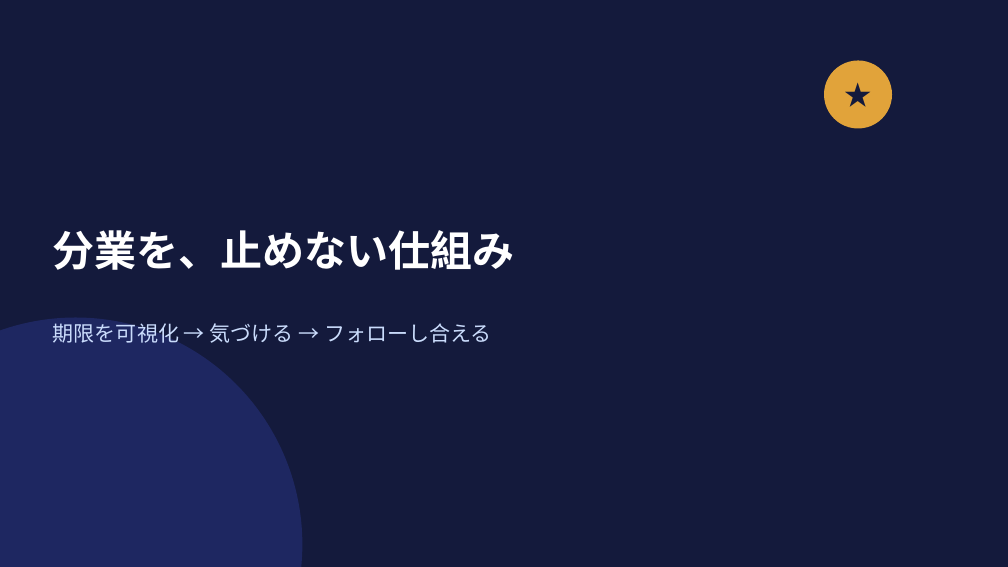
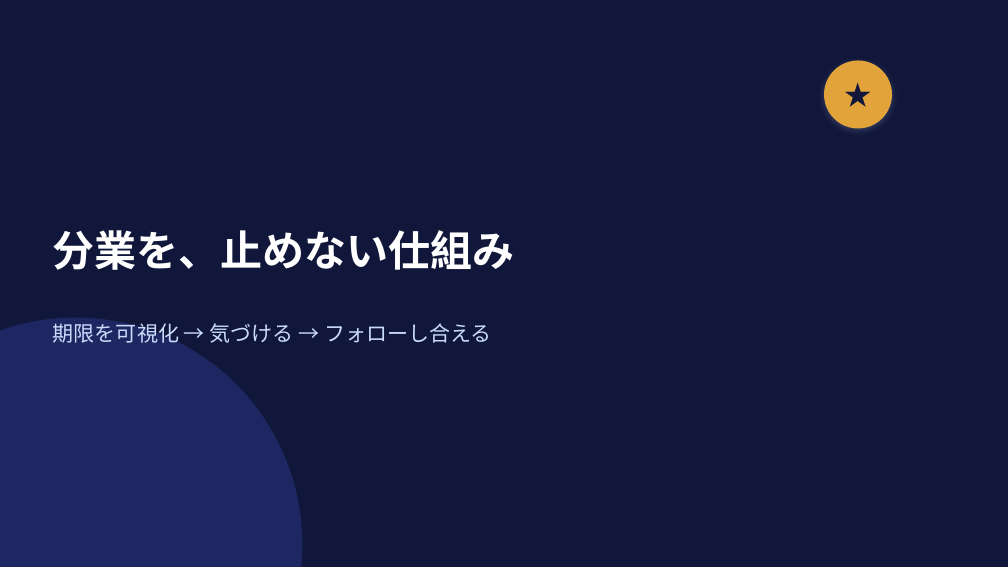
Before and after one commit to IVipcy/SouzokPlatform, a slide deck: slide 13 of docs/新システム移行説明会_rev2.pptx. Drawn at 1008x567 pixels with LibreOffice and Linux fonts; fonts in the diff are those of the drawing. Boxes give left, top, right and bottom in pixels: in the first picture for what was removed or moved away, otherwise in the second. Text is boxed around its words. In the diff, an @@ line names an element or a change of style, - is before the commit and + after.

```diff
--- a/docs/新システム移行説明会_rev2.pptx
+++ b/docs/新システム移行説明会_rev2.pptx
@@ background #141A3C to #11173A @@
@@ ellipse "★" at <box>824,60,892,129</box>: text colour #141A3C to #11173A; shadow on @@
```
Also in this commit, not shown: 21 other slides changed.
